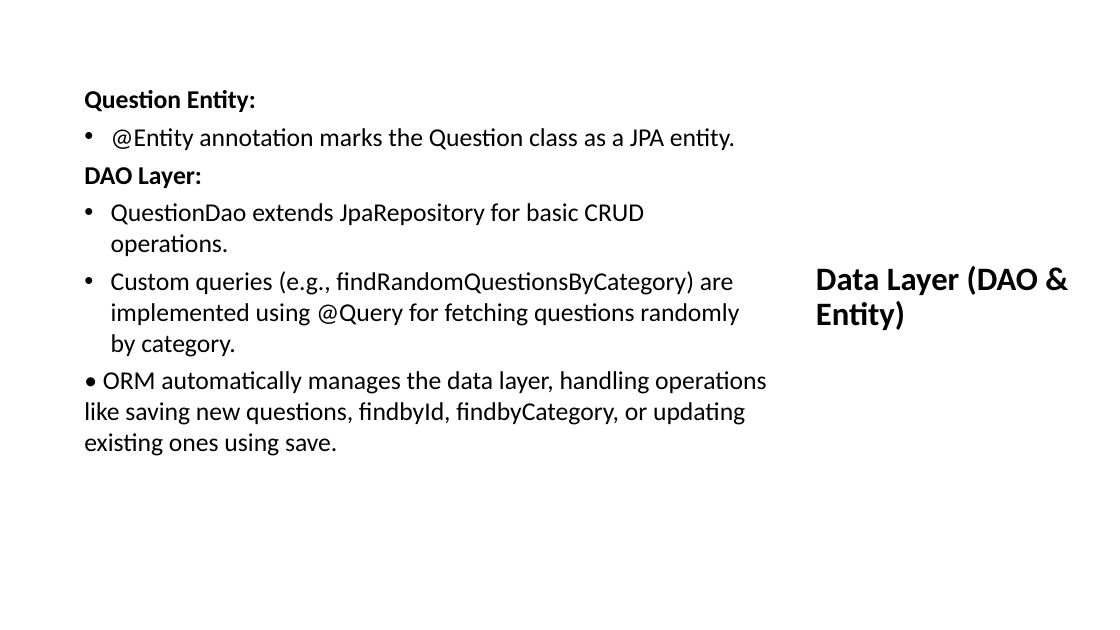
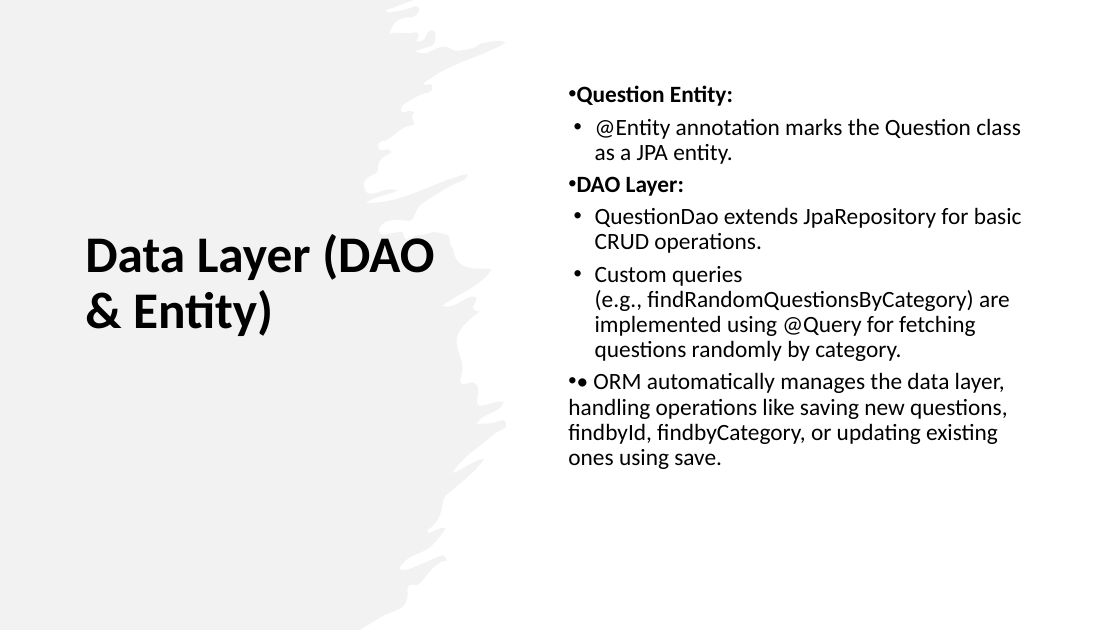
Before and after one commit to priyasdamodharan/QuizApp, a slide deck: slide 6 of QuizApplication.pptx. Drawn at 1120x630 pixels with LibreOffice and Linux fonts; fonts in the diff are those of the drawing. Boxes give left, top, right and bottom in pixels: in the first picture for what was removed or moved away, otherwise in the second. Text is boxed around its words. In the diff, an @@ line names an element or a change of style, - is before the commit and + after.

```diff
--- a/QuizApplication.pptx
+++ b/QuizApplication.pptx
@@ freeform shape added at [0, 0, 507, 630], fill #E7E6E6 at 50% opacity @@
@@ text "Data Layer (DAO & Entity)": place and size @@
-text "Data Layer (DAO & Entity)" at [816, 266, 1038, 330]
+text "Data Layer (DAO & Entity)" at [85, 234, 434, 336]
@@ text "Data Layer (DAO & Entity)" at [85, 234, 434, 336]: size 28 to 44 pt; less space between paragraphs @@
@@ text "Question Entity:": place and size @@
-text "Question Entity:" at [84, 90, 766, 456]
+text "Question Entity:" at [568, 85, 1022, 469]
@@ text "Question Entity:" at [568, 85, 1022, 469]: size 22 to 20 pt; bullet none to •; line spacing 1 to 0.9; indent changed; vertical alignment top to middle @@
```
Also in this commit, not shown: 6 other slides changed.
